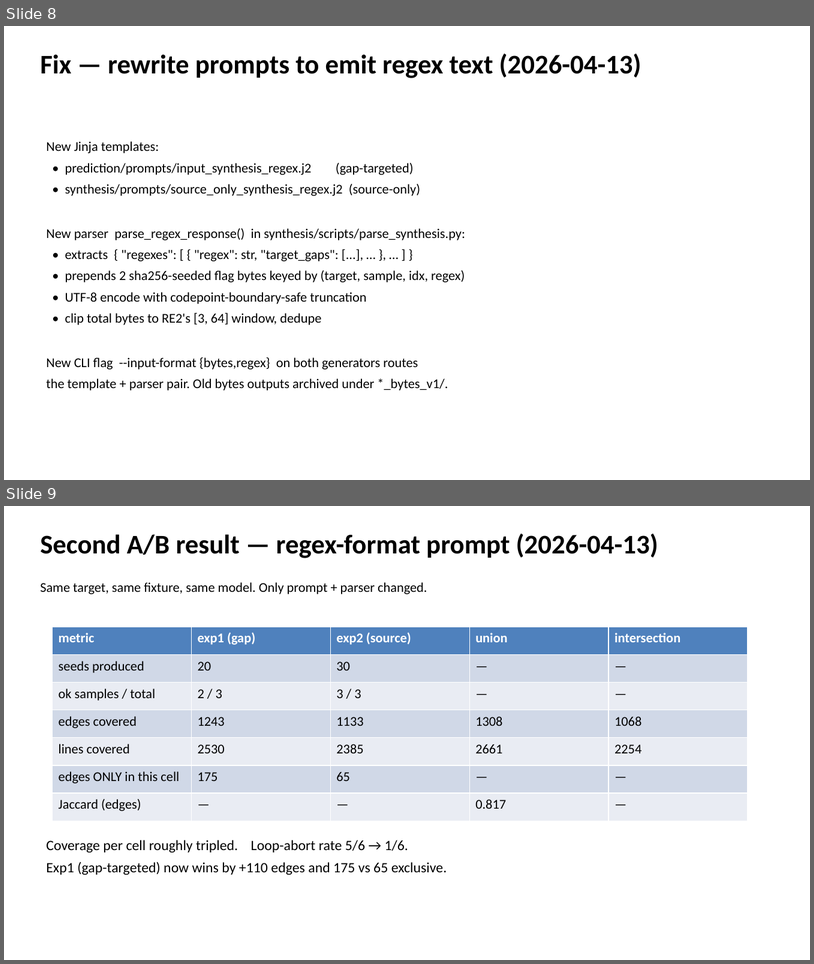
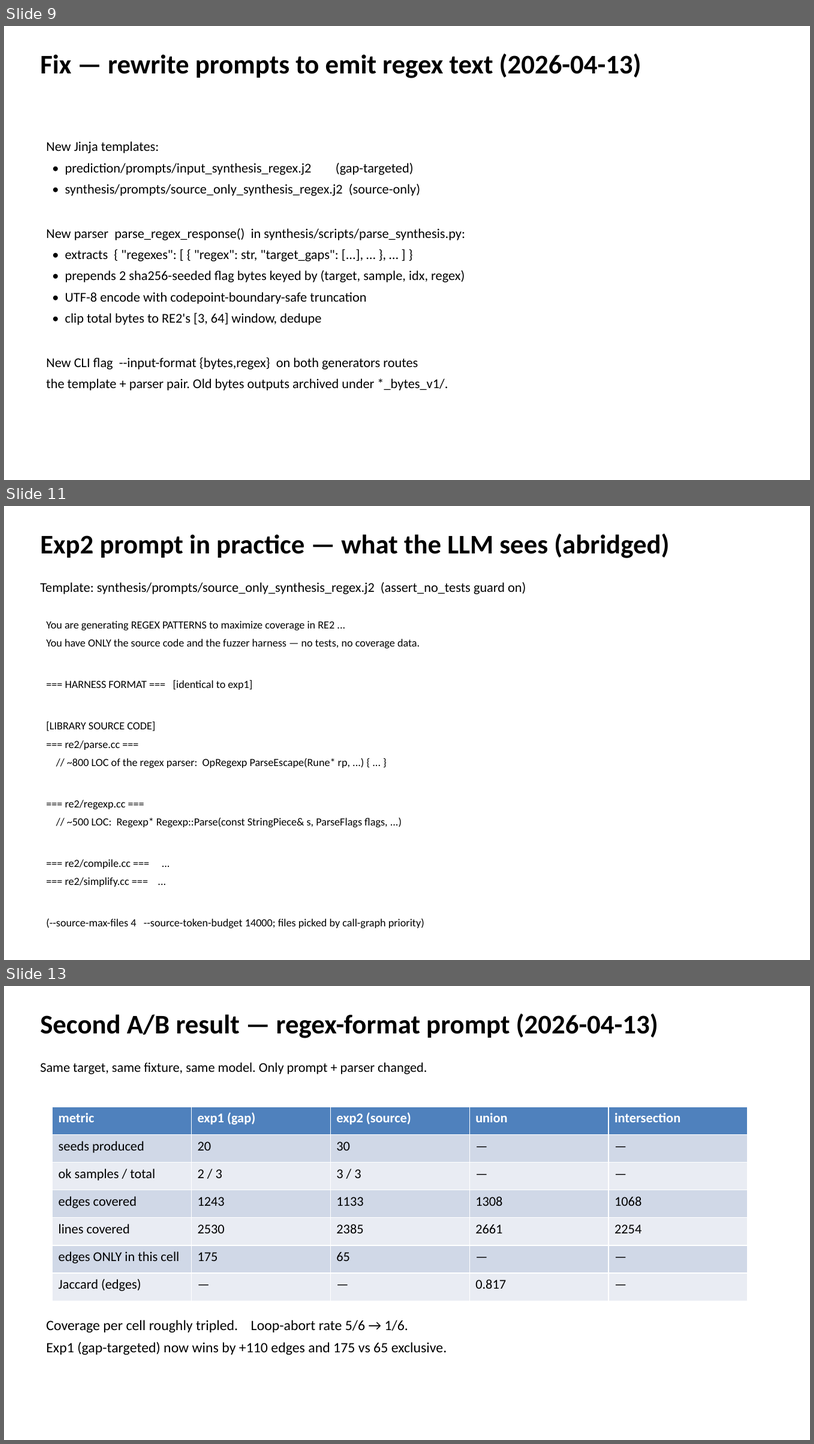
Before and after one commit to shreyasganesh0/llm-fuzzing, a slide deck: docs/slides/llm_fuzzing_review.pptx. Shown one above the other, each under a label of ours: slides 8 and 9 before the commit, slides 9, 11 and 13 after it; the slides between them are not shown. The pictures are 814x964 and 814x1444 pixels, drawn with LibreOffice and Linux fonts; fonts in the diff are those of the drawing. Boxes give left, top, right and bottom in pixels: in the first picture for what was removed or moved away, otherwise in the second. Text is boxed around its words. In the diff, an @@ line names an element or a change of style, - is before the commit and + after.

Commit message:
Add ablation results docs, review decks, and credit-check utilities
- docs/WEEKLY_REVIEW_PROMPT.md: full review prompt with RE2 v2 and harfbuzz
  llama results; M1/M2 tables; head-to-head format-dependence comparison
- docs/LLAMA_ABLATION_RESULTS.md: standalone results doc for Claude web
  presentation creation (llama-only, 150-seed normalised runs)
- docs/EXPERIMENT_HANDOFF.md, HANDOFF_PACK.md: handoff docs for resuming
  Claude harfbuzz cells when API credits are restored
- docs/ABLATION_V3_SLIDE_SUMMARY.md, INTEGRITY_AND_NEXT_STEPS.md: earlier
  analysis docs
- core/build_pptx.py: add slides for data flow, prompt examples, and seed
  format walkthrough
- docs/slides/: updated and new PPTX review decks
- scripts/check_claude_credits.{py,sh}: utilities to poll Anthropic API
  credit availability before launching synthesis runs

```diff
--- a/docs/slides/llm_fuzzing_review.pptx
+++ b/docs/slides/llm_fuzzing_review.pptx
@@ slide 11 added at box(4, 506, 810, 960), background #FFFFFF @@
@@ text added at box(40, 534, 669, 558), 32 pt, text #000000, bold @@
+Exp2 prompt in practice — what the LLM sees (abridged)
@@ text added at box(40, 582, 526, 594), 16 pt, text #000000 @@
+Template: synthesis/prompts/source_only_synthesis_regex.j2 (assert_no_tests guard on)
@@ text added at box(46, 621, 425, 928), 13 pt, text #000000 @@
+You are generating REGEX PATTERNS to maximize coverage in RE2 ...
+You have ONLY the source code and the fuzzer harness — no tests, no coverage data.
+=== HARNESS FORMAT === [identical to exp1]
+[LIBRARY SOURCE CODE]
+=== re2/parse.cc ===
+// ~800 LOC of the regex parser: OpRegexp ParseEscape(Rune* rp, ...) { ... }
+=== re2/regexp.cc ===
+// ~500 LOC: Regexp* Regexp::Parse(const StringPiece& s, ParseFlags flags, ...)
+=== re2/compile.cc === ...
+=== re2/simplify.cc === ...
+(--source-max-files 4 --source-token-budget 14000; files picked by call-graph priority)
+=== YOUR TASK === Produce N distinct regex patterns. Prioritize DEPTH over BREADTH.
@@ what was slide 8 is now slide 9 @@
@@ what was slide 9 is now slide 13 @@
```
Also in this commit, not shown: 2 slides changed, 4 other slides added, 11 other files.
